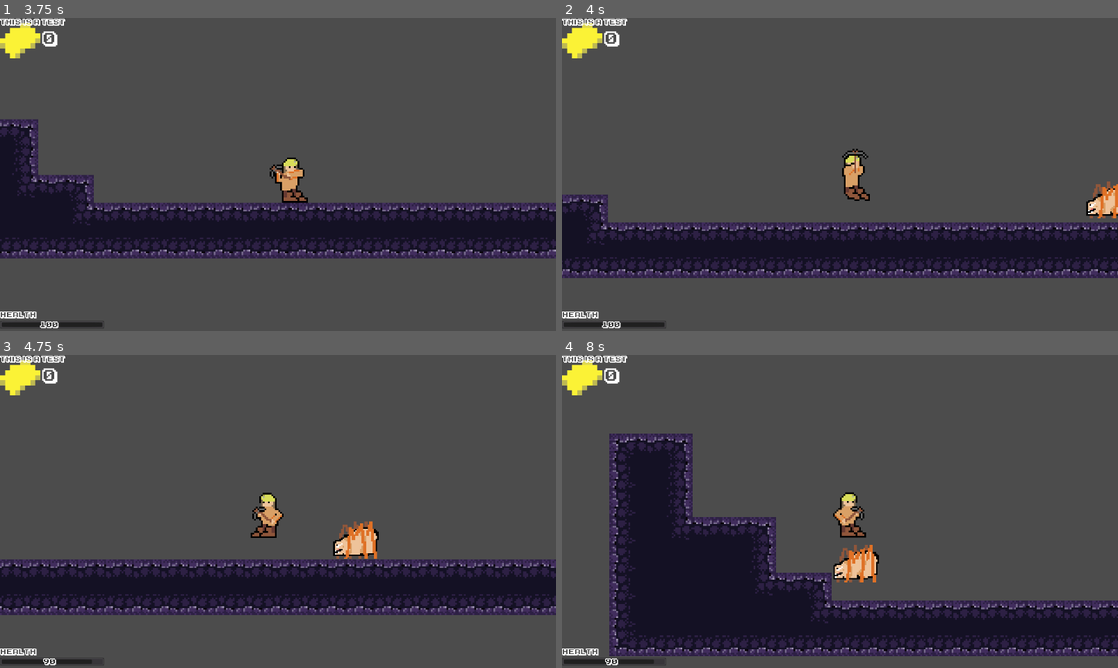
Above: before the commit, frames 1-4 (two rows, left to right).
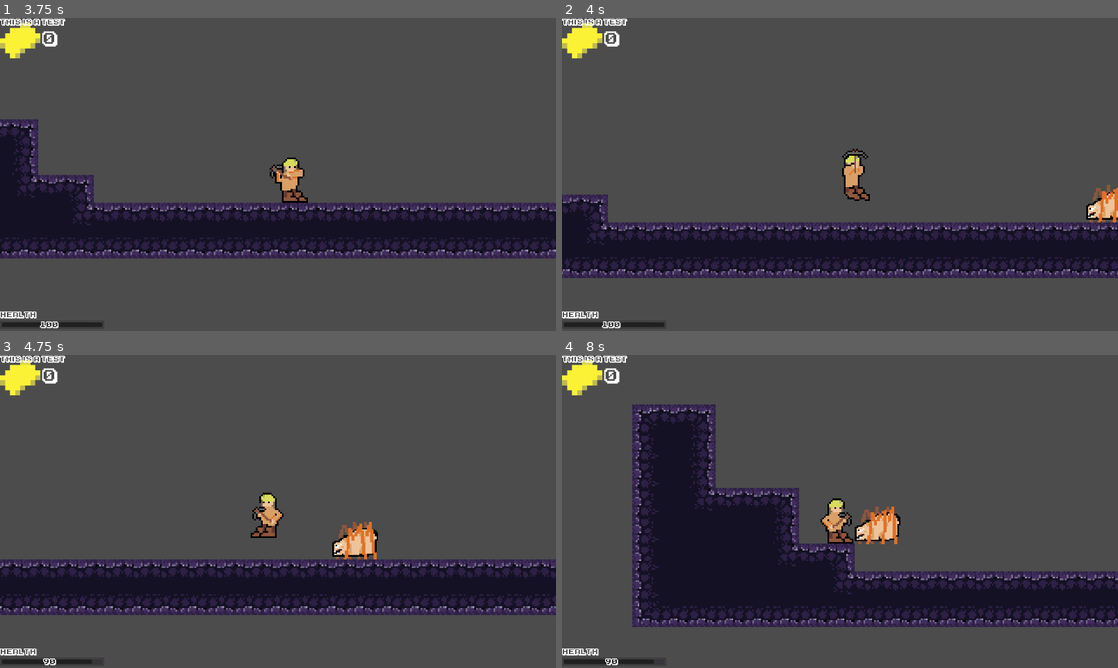
Above: after the commit, the same moments.

Repository: AuraDvin/MOAFB
Game: Godot game, scene res://Assets/Scenes/enemy_navigation.tscn
Same seed, same stepped clock (60 frames per second), same inputs: the game is played once before the commit and once after it. This scene is started directly instead of the project's main scene.
Inputs (mouse positions are in pixels of both pictures, inside the frame that each line leads up to):
- Up to frame 1 (3.75 s): tap Enter at 0.5 s; move the mouse to (400, 158) at 0.52 s; hold Space (mine) 0.53-1.28 s; hold D (move_right) 0.53-2.03 s; click (400, 158) at 0.67 s; tap W (move_up) at 0.77, 1.52, 3.02 s; move the mouse to (166, 190) at 1.27 s; tap J at 1.35 s; move the mouse to (333, 105) at 2.02 s; hold A (move_left) 2.03-2.78 s; tap K at 2.1 s; move the mouse to (250, 237) at 2.77 s; hold D (move_right) from 2.78 s (still down); tap E at 2.85 s; click (250, 237) at 2.92 s; move the mouse to (444, 221) at 3.52 s; hold Space (mine) from 3.53 s (still down)
- Up to frame 2 (4 s): keep holding D (move_right); keep holding Space (mine); tap W (move_up) at 3.77 s
- Up to frame 3 (4.75 s): move the mouse to (111, 464) at 4.27 s; release D (move_right) at 4.28 s; release Space (mine) at 4.28 s; hold A (move_left) from 4.28 s (still down); tap J at 4.35 s; tap W (move_up) at 4.52 s
- Up to frame 4 (8 s): move the mouse to (867, 511) at 5.02 s; release A (move_left) at 5.03 s; hold D (move_right) 5.03-5.78 s; tap K at 5.1 s; click (867, 511) at 5.17 s; move the mouse to (756, 433) at 5.77 s; hold A (move_left) 5.78-7.28 s; tap E at 5.85 s; tap W (move_up) at 6.02, 6.77, 7.52 s; move the mouse to (962, 495) at 6.52 s; hold Space (mine) 6.53-7.28 s; move the mouse to (728, 527) at 7.27 s; hold D (move_right) from 7.28 s (still down); tap J at 7.35 s; click (728, 527) at 7.42 s

Frame 1 is identical in both runs. In frame 2, 0.4% of the frame differs, in the area x 94-100%, y 52-66%; in frame 3, 0.3%; in frame 4, 31%, in the area x 8-100%, y 15-97%.

Commit message:
tweaks to enemy pathfinding

Diff:
--- a/Scripts/Enemy/enemy.gd
+++ b/Scripts/Enemy/enemy.gd
@@ -6,7 +6,7 @@
 const GRAVITY = 600.00
 const MAXFALLSPD = 600
 const MAXSPD = 375
-const ACCEL = 400.00
+const ACCEL = 200.00
 const JUMPFORCE = -80
 
 var motion  =  Vector2()
@@ -18,7 +18,7 @@
 var damage = 10
 var threshold = 250
 #var path = PoolVector2Array() setget set_path
-
+var position_old = Vector2(0, 0)
 
 onready var level_name = get_tree().get_current_scene().get_name()
 onready var player = get_tree().get_root().get_node_or_null("./" + level_name + "/Player")
@@ -52,9 +52,8 @@
 # 	move_enemy(delta)      # uhu
 
 func _physics_process(delta):
-
 	var finder = find_player()
-	var move_man = applyGravity(delta)
+	var move_man = Vector2(0, 0)
 
 	if not finder:
 		if finder == null:
@@ -62,15 +61,98 @@
 		return
 
 	move_man += make_path()
+
+	if position_old == Vector2(0, 0):
+		position_old = move_man
+
 	if detect_wall():
-		move_man += Vector2(0, -500)
+		move_man += Vector2(0, -100)
+	else:
+		move_man += applyGravity(delta)
+#		pass
+	if move_man.x > 0 and position_old.x < 0 or move_man.x < 0 and position_old.x > 0 :
+		self.scale.x = -1
+	position_old = move_man
 	move_man = move_and_slide(move_man, UP)
 
 func make_path():
 	var player_position = player.position
-	var delta_position = Vector2(player_position.x - position.x, player_position.y - position.y).normalized() * 400
-#	print_debug(delta_position)
+#	var delta_position = Vector2(player_position.x - position.x, player_position.y - position.y).normalized() * 400
+	var delta_position = Vector2(player_position.x - position.x, 0).normalized() * 400
 	return delta_position
+
+func find_player():
+	if player == null:
+		return null
+
+	player_location = player.position
+
+	var distance_to_player = position.distance_to(player_location)
+	return not distance_to_player > 700
+#	if distance > 700:
+#		return false
+
+
+func applyGravity(_delta):
+	var falling = Vector2(0, 0)
+	falling.y += GRAVITY if not is_on_floor() else 0.20
+	if falling.y > MAXFALLSPD:
+		falling.y = MAXFALLSPD
+	return falling
+
+
+func detect_wall():
+	return (wall_detect.is_colliding() and wall_detect.get_collider().is_in_group('tilemap'))
+#	is_moving_left = player_location.x <= position.x
+#
+#	if player_location.y > position.y:
+#		jump()
+#	else:
+#		jump_cut()
+#
+#	if is_moving_left != before:
+#		scale.x = -scale.x
+
+func detect_ledge(_delta):
+	if not $edge.is_colliding() and is_on_floor():
+		if stop_timer.time_left == 0:
+			stop_timer.start()
+			should_move = false
+
+func hit():
+	$AnimatedSprite.play("Attack")
+	$playerCollision.call_deferred('set_monitoring', false)
+	$hit.start()
+
+func end_hit():
+	$playerHitter.call_deffered('monitoring', false)
+
+func _on_playerCollision_body_entered(body):
+	if not body.is_in_group('player'):
+		$playerCollision.call_deferred('monitoring', false)
+		return
+
+	hit()
+
+func _on_stopMoving_timeout():
+	scale.x = -scale.x
+	is_moving_left = !is_moving_left
+	motion.x *= 0.4
+	should_move = true
+	time_when_stopped = Time.get_ticks_msec()
+
+
+func _on_hit_timeout() -> void:
+	$playerHitter.call_deferred('monitoring', true)
+	pass
+
+
+func _on_playerHitter_body_entered(body):
+	if not body.is_in_group('player'):
+		return
+	emit_signal("dealDamage", damage)
+	$playerHitter.call_deferred('monitoring', false)
+	$playerCollision.call_deffered('monitoring', true)
 
 
 #func _physics_process(_delta):
@@ -101,13 +183,6 @@
 #		return
 #	set_process(true)
 
-func applyGravity(_delta):
-	var falling = Vector2(0, 0)
-	falling.y += GRAVITY if not is_on_floor() else 0.20
-	if falling.y > MAXFALLSPD:
-		falling.y = MAXFALLSPD
-	return falling
-
 #func move_to_target():
 #	var direction = global_position.direction_to(navi.get_next_location())
 #	motion = direction * MAXSPD
@@ -117,8 +192,7 @@
 #	navi.set_target_location(target_pos)
 
 
-func detect_wall():
-	return (wall_detect.is_colliding() and wall_detect.get_collider().is_in_group('tilemap'))
+
 
 #func jump():
 #	motion.y = JUMPFORCE
@@ -144,67 +218,3 @@
 #	$AnimatedSprite.play("walk")
 
 # returns true if player is close enough
-func find_player():
-	if player == null:
-		return null
-
-	player_location = player.position
-
-	var distance_to_player = position.distance_to(player_location)
-
-	return not distance_to_player > 700
-#	if distance > 700:
-#		return false
-
-
-#	is_moving_left = player_location.x <= position.x
-#
-#	if player_location.y > position.y:
-#		jump()
-#	else:
-#		jump_cut()
-#
-#	if is_moving_left != before:
-#		scale.x = -scale.x
-
-
-func detect_ledge(_delta):
-	if not $edge.is_colliding() and is_on_floor():
-		if stop_timer.time_left == 0:
-			stop_timer.start()
-			should_move = false
-
-func hit():
-	$AnimatedSprite.play("Attack")
-	$playerCollision.call_deferred('set_monitoring', false)
-	$hit.start()
-
-func end_hit():
-	$playerHitter.call_deffered('monitoring', false)
-
-func _on_playerCollision_body_entered(body):
-	if not body.is_in_group('player'):
-		$playerCollision.call_deferred('monitoring', false)
-		return
-
-	hit()
-
-func _on_stopMoving_timeout():
-	scale.x = -scale.x
-	is_moving_left = !is_moving_left
-	motion.x *= 0.4
-	should_move = true
-	time_when_stopped = Time.get_ticks_msec()
-
-
-func _on_hit_timeout() -> void:
-	$playerHitter.call_deferred('monitoring', true)
-	pass
-
-
-func _on_playerHitter_body_entered(body):
-	if not body.is_in_group('player'):
-		return
-	emit_signal("dealDamage", damage)
-	$playerHitter.call_deferred('monitoring', false)
-	$playerCollision.call_deffered('monitoring', true)
--- a/Scripts/Enemy/enemy.tscn
+++ b/Scripts/Enemy/enemy.tscn
@@ -155,7 +155,7 @@
 one_shot = true
 
 [node name="wall" type="RayCast2D" parent="." groups=["Enemy"]]
-position = Vector2( -44, 74 )
+position = Vector2( -44, 72 )
 rotation = 1.5708
 enabled = true
 
